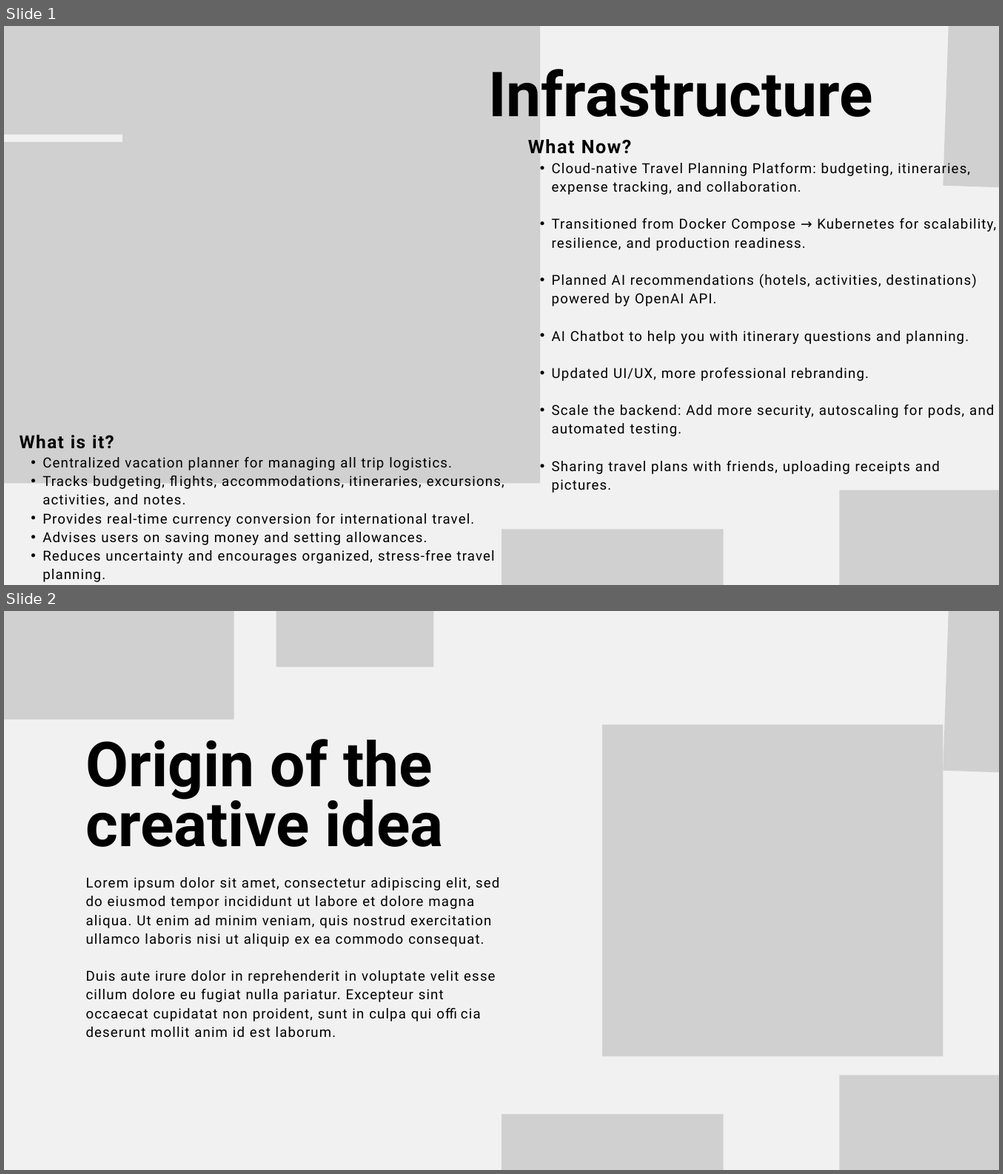
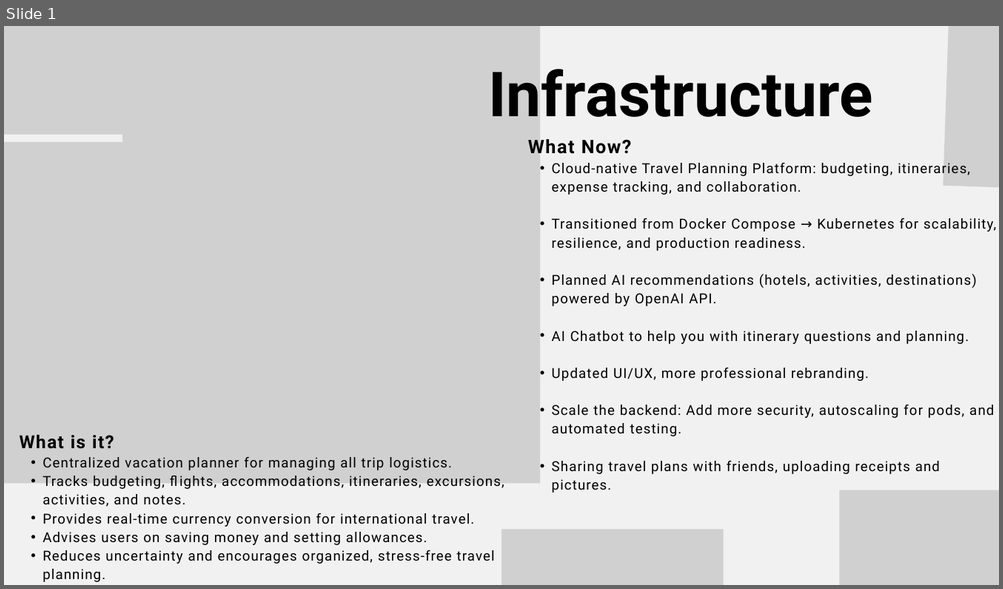
Before and after one commit to LivTarsi/Travel-Tracker-V2, a slide deck: Travel-Tracker-Slide.pptx. Shown one above the other, each under a label of ours: slides 1 and 2 before the commit, slide 1 after it. The pictures are 1003x1174 and 1003x589 pixels, drawn with LibreOffice and Linux fonts; fonts in the diff are those of the drawing; grey boxes stand for pictures. Boxes give left, top, right and bottom in pixels: in the first picture for what was removed or moved away, otherwise in the second. Text is boxed around its words. In the diff, an @@ line names an element or a change of style, - is before the commit and + after.

```diff
--- a/Travel-Tracker-Slide.pptx
+++ b/Travel-Tracker-Slide.pptx
@@ slide 2 removed at [4,611,999,1170], background #F1F1F1 @@
@@ picture removed at [4,611,233,720] @@
@@ picture removed at [276,611,433,667] @@
@@ picture removed at [942,611,999,773] @@
@@ text removed at [86,739,443,847] @@
-Origin of the creative idea
@@ picture removed at [602,725,942,1057] @@
@@ text removed at [86,877,499,1037] @@
-Lorem ipsum dolor sit amet, consectetur adipiscing elit, sed do eiusmod tempor incididunt ut labore et dolore magna aliqua. Ut enim ad minim veniam, quis nostrud exercitation ullamco laboris nisi ut aliquip ex ea commodo consequat.
-Duis aute irure dolor in reprehenderit in voluptate velit esse cillum dolore eu fugiat nulla pariatur. Excepteur sint occaecat cupidatat non proident, sunt in culpa qui officia deserunt mollit anim id est laborum.
@@ picture removed at [839,1076,999,1170] @@
@@ picture removed at [501,1114,723,1170] @@
```
